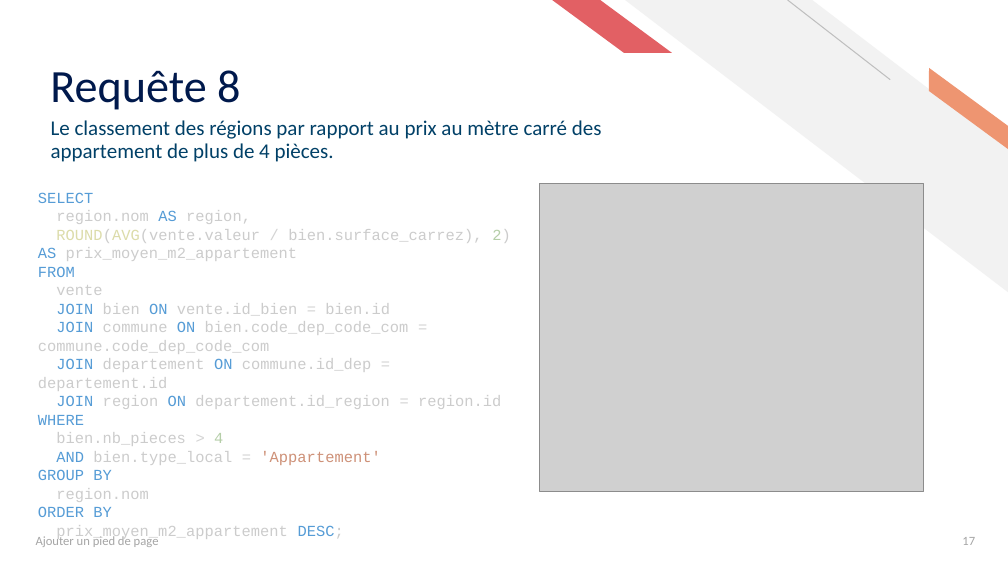
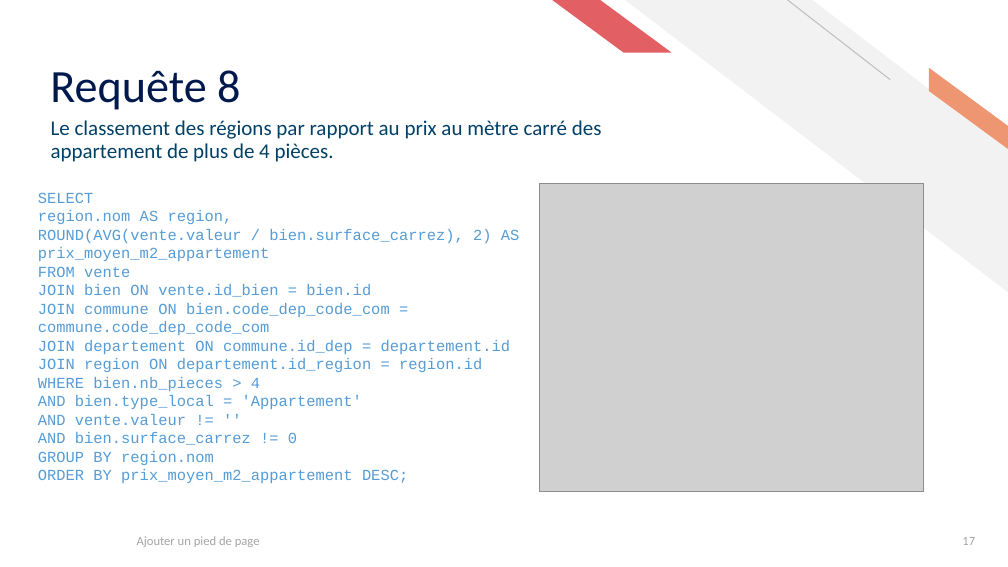
Before and after one commit to ziedbelhocine/Cours-OC, a slide deck: slide 17 of Data_Analyst/Projet_5/Présentation_P5+DA.pptx. Drawn at 1008x567 pixels with LibreOffice and Linux fonts; fonts in the diff are those of the drawing; grey boxes stand for pictures. Boxes give left, top, right and bottom in pixels: in the first picture for what was removed or moved away, otherwise in the second. Text is boxed around its words. In the diff, an @@ line names an element or a change of style, - is before the commit and + after.

```diff
--- a/Data_Analyst/Projet_5/Présentation_P5+DA.pptx
+++ b/Data_Analyst/Projet_5/Présentation_P5+DA.pptx
@@ text at [38, 210, 520, 409]: text colour #CCCCCC to #569CD6 in "region.nom region,", "ROUND(AVG(vente.valeur bien.surface_carrez), 2) prix_moyen_m ...", "bien vente.id_bien bien.id", "commune bien.code_dep_code_com commune.code_dep_code_com" and 3 more places; text colour #DCDCAA to #569CD6 in "ROUND(AVG(vente.valeur"; text colour #D4D4D4 to #569CD6 in "/", "=", "=", "=" and 2 more places; text colour #B5CEA8 to #569CD6 in "2)"; text colour #CE9178 to #569CD6 in "'Appartement'" @@
@@ text at [38, 266, 130, 277]: text changed; text colour #CCCCCC to #569CD6 @@
-FROM
-vente
+FROM vente
@@ text at [38, 377, 260, 391]: text changed; text colour #CCCCCC to #569CD6 @@
-WHERE
-bien.nb_pieces > 4
+WHERE bien.nb_pieces > 4
@@ text at [38, 414, 408, 483]: text changed; text colour #CCCCCC to #569CD6 @@
-GROUP BY
-region.nom
-ORDER BY
-prix_moyen_m2_appartement DESC;
+AND vente.valeur != ''
+AND bien.surface_carrez != 0
+GROUP BY region.nom
+ORDER BY prix_moyen_m2_appartement DESC;
@@ text "Ajouter un pied de page" at [137, 536, 260, 547]: alignment left to centre @@
```
Also in this commit, not shown: 18 other slides changed, 5 other files.
